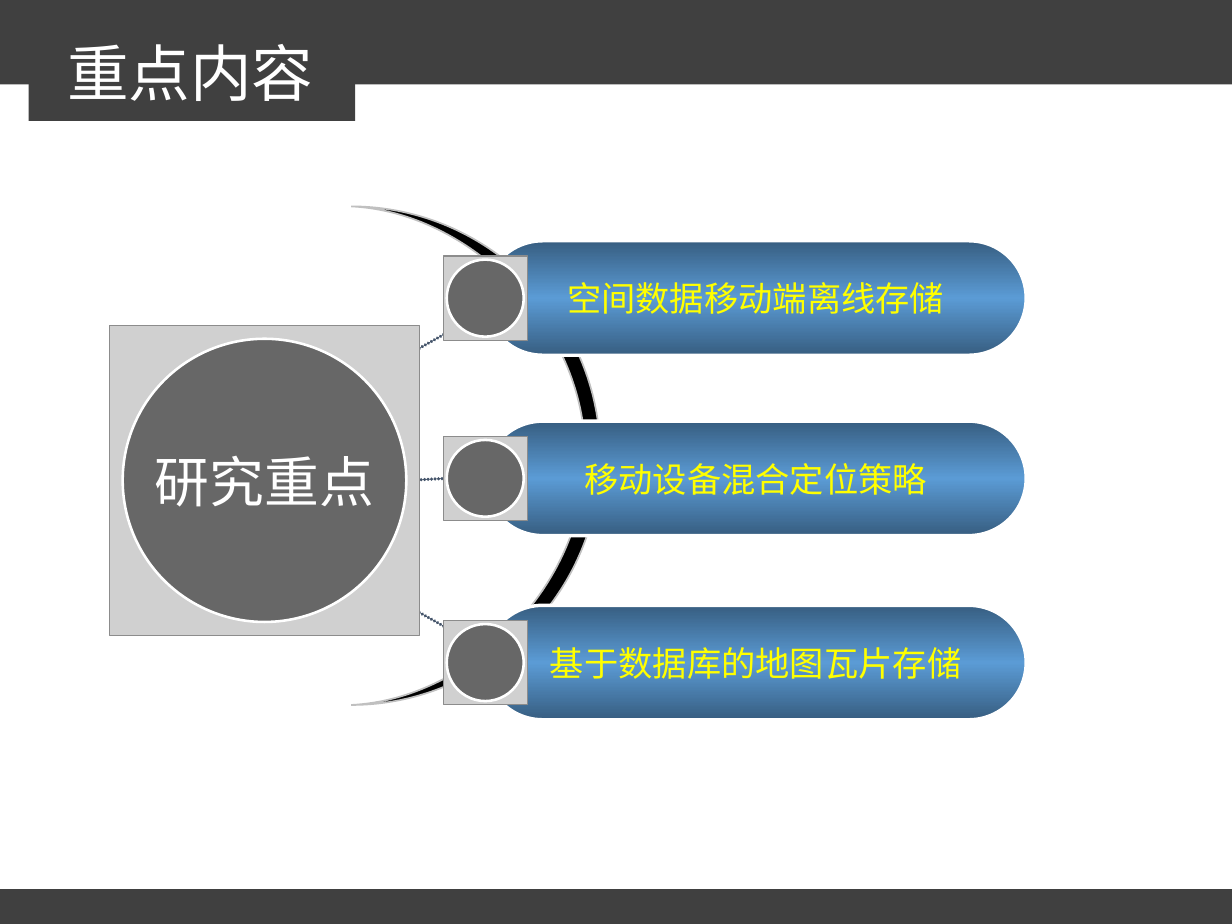
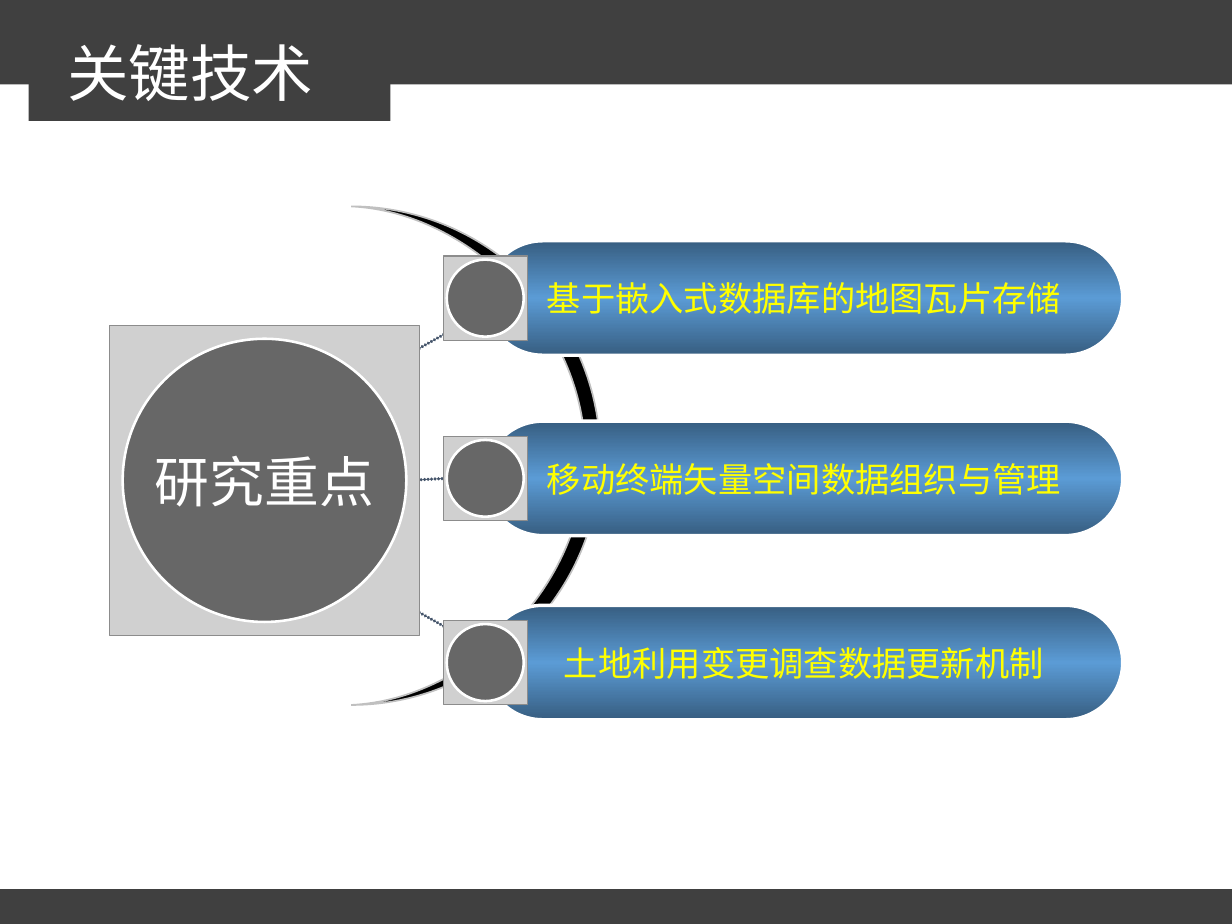
Before and after one commit to sunxianlei/MyThesis, a slide deck: slide 16 of 汇报答辩/论文答辩.ppt (slide 3 before the commit). Drawn at 1232x924 pixels with LibreOffice and Linux fonts; fonts in the diff are those of the drawing; grey boxes stand for pictures. Boxes give left, top, right and bottom in pixels: in the first picture for what was removed or moved away, otherwise in the second. Text is boxed around its words. In the diff, an @@ line names an element or a change of style, - is before the commit and + after.

Commit message:
添加ppt部分内容
添加ppt部分内容，三个关键技术点只写了一个，还有部分信息留空

```diff
--- a/汇报答辩/论文答辩.ppt
+++ b/汇报答辩/论文答辩.ppt
@@ rectangle: place and size @@
-rectangle at <box>28,37,355,122</box>
+rectangle at <box>28,37,391,122</box>
@@ text at <box>67,44,313,101</box>: text changed @@
-重点内容
+关键技术
@@ rounded rectangle "基于嵌入式数据库的地图瓦片存储": place and size @@
-rounded rectangle "基于嵌入式数据库的地图瓦片存储" at <box>485,605,1026,719</box>
+rounded rectangle "基于嵌入式数据库的地图瓦片存储" at <box>485,240,1122,355</box>
@@ rounded rectangle removed at <box>485,240,1026,355</box> @@
-空间数据移动端离线存储
@@ text in rounded rectangle at <box>547,282,1061,314</box>: text changed @@
-基于数据库的地图瓦片存储
+基于嵌入式数据库的地图瓦片存储
@@ rounded rectangle removed at <box>485,421,1026,536</box> @@
-移动设备混合定位策略
@@ rounded rectangle added at <box>485,421,1122,536</box>, fill gradient #375E81 to #5B9BD5, outline #FFFFFF 2.01 pt, 20 pt, text #FFFF00 @@
+移动终端矢量空间数据组织与管理
@@ rounded rectangle added at <box>485,605,1122,719</box>, fill gradient #375E81 to #5B9BD5, outline #FFFFFF 2.01 pt, 20 pt, text #FFFF00 @@
+土地利用变更调查数据更新机制
```
Also in this commit, not shown: 2 other slides changed, 26 slides added, 1 slide removed.
